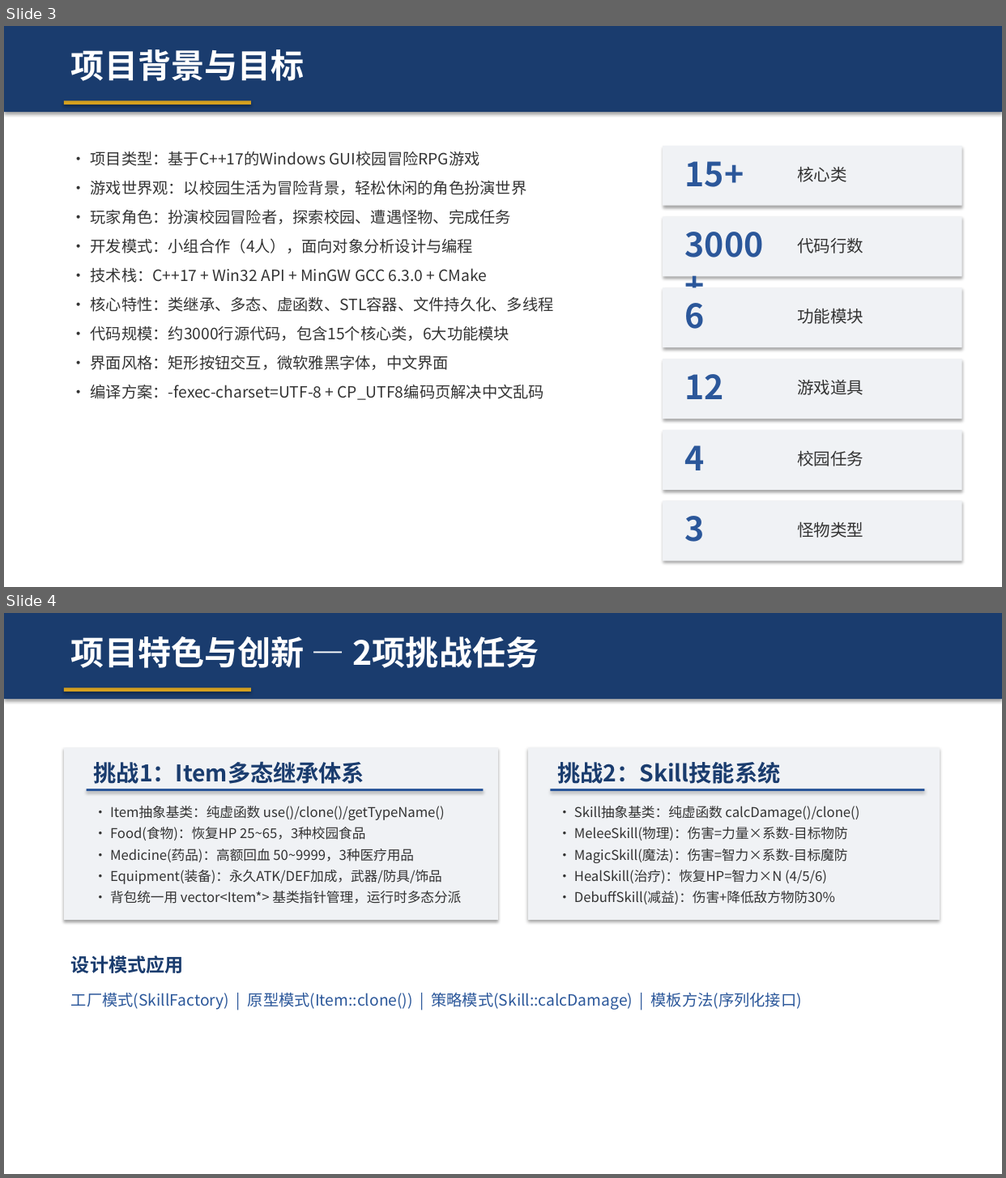
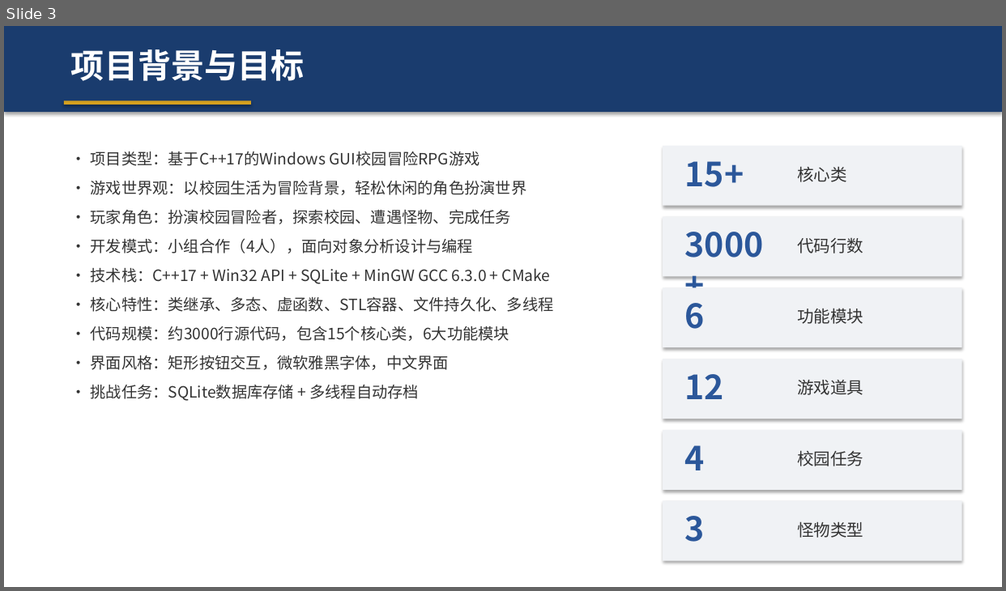
Before and after one commit to wechi123/-, a slide deck: build/校园RPG冒险游戏_汇报.pptx. Shown one above the other, each under a label of ours: slides 3 and 4 before the commit, slide 3 after it. The pictures are 1006x1178 and 1006x591 pixels, drawn with LibreOffice and Linux fonts; fonts in the diff are those of the drawing. Boxes give left, top, right and bottom in pixels: in the first picture for what was removed or moved away, otherwise in the second. Text is boxed around its words. In the diff, an @@ line names an element or a change of style, - is before the commit and + after.

```diff
--- a/build/校园RPG冒险游戏_汇报.pptx
+++ b/build/校园RPG冒险游戏_汇报.pptx
@@ slide 4 removed at [4,613,1002,1174], background #FFFFFF @@
@@ rectangle removed at [4,613,1002,699] @@
@@ text removed at [71,636,539,668] @@
-项目特色与创新 — 2项挑战任务
@@ rectangle removed at [64,688,251,692] @@
@@ rectangle removed at [64,747,498,920] @@
@@ rectangle removed at [528,747,940,920] @@
@@ text removed at [94,761,364,784] @@
-挑战1：Item多态继承体系
@@ text removed at [558,762,781,784] @@
-挑战2：Skill技能系统
@@ rectangle removed at [87,789,484,791] @@
@@ text removed at [110,806,461,904] @@
-• Item抽象基类：纯虚函数 use()/clone()/getTypeName()
-• Food(食物)：恢复HP 25~65，3种校园食品
-• Medicine(药品)：高额回血 50~9999，3种医疗用品
-• Equipment(装备)：永久ATK/DEF加成，武器/防具/饰品
-• 背包统一用 vector<Item*> 基类指针管理，运行时多态分派
@@ rectangle removed at [551,789,925,791] @@
@@ text removed at [574,806,859,905] @@
-• Skill抽象基类：纯虚函数 calcDamage()/clone()
-• MeleeSkill(物理)：伤害=力量×系数-目标物防
-• MagicSkill(魔法)：伤害=智力×系数-目标魔防
-• HealSkill(治疗)：恢复HP=智力×N (4/5/6)
-• DebuffSkill(减益)：伤害+降低敌方物防30%
@@ text removed at [71,956,184,973] @@
-设计模式应用
@@ text removed at [71,993,802,1010] @@
-工厂模式(SkillFactory) | 原型模式(Item::clone()) | 策略模式(Skill::calcDamage) | 模板方法(序列化接口)
@@ slide 3 changed as well @@
@@ text at [91,268,551,284]: text changed @@
-• 技术栈：C++17 + Win32 API + MinGW GCC 6.3.0 + CMake
+• 技术栈：C++17 + Win32 API + SQLite + MinGW GCC 6.3.0 + CMake
@@ text at [91,385,420,401]: text changed @@
-• 编译方案：-fexec-charset=UTF-8 + CP_UTF8编码页解决中文乱码
+• 挑战任务：SQLite数据库存储 + 多线程自动存档
```
Also in this commit, not shown: 10 other slides changed, 5 slides added, 6 other slides removed, 24 other files.
